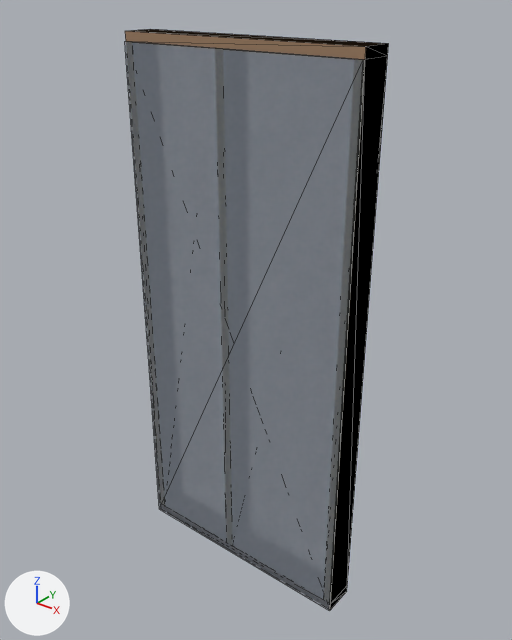
An edit to the glTF model panels/EX21_FF.glb, drawn before and after from the same camera.
Both versions are drawn from a camera (50 mm lens) standing at (1.73, -2.09, 1.39) and looking at (0.02, 0.05, 0.06). The lights are fixed; the arrows at lower left show +X, +Y and +Z. The first picture is the older version. Mesh edges are drawn as thin lines. Vertices at exactly the same position are counted once.

The first picture shows 'EX21 FF'.
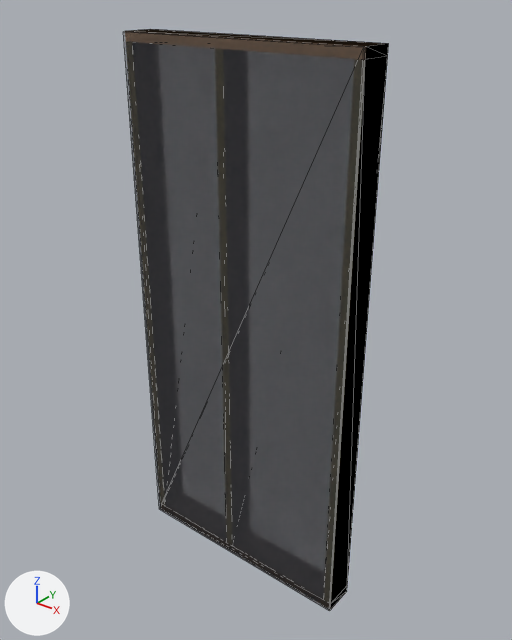
Scene script edits in JSON lines:
```json
{"block": "me_ex21_ff", "where": "me_ex21_ff.from_pydata(...)  # 64 vertices, 96 faces, 96 loose edges; spans x -0.54..0.54, y -0.07..0.07, z -1.19..1.19"}
{"block": "me_ex21_ff", "where": "# used by ob_ex21_ff; location = (0.0, 0.0, 0.0)"}
{"block": "me_ex21_ff", "change": "me_ex21_ff part 1"}
{"op": "set", "path": "me_ex21_ff.vertices[57].co", "old": "(-0.54, -0.07, -1.19)", "new": "(0.54, -0.07, -1.19)", "note": "pixel (159, 509) -> pixel (330, 609)"}
{"op": "set", "path": "me_ex21_ff.vertices[58].co", "old": "(0.54, -0.07, -1.19)", "new": "(0.54, -0.07, 1.19)", "note": "pixel (329, 610) -> pixel (365, 47)"}
{"op": "set", "path": "me_ex21_ff.vertices[59].co", "old": "(0.54, -0.07, -1.19)", "new": "(-0.54, -0.07, 1.19)", "note": "pixel (330, 609) -> pixel (125, 31)"}
{"op": "set", "path": "me_ex21_ff.vertices[60].co", "old": "(0.54, -0.07, 1.15)", "new": "(-0.54, -0.07, -1.19)", "note": "pixel (363, 59) -> pixel (159, 509)"}
{"op": "set", "path": "me_ex21_ff.vertices[61].co", "old": "(0.54, -0.07, 1.15)", "new": "(-0.54, -0.07, 1.19)", "note": "pixel (364, 59) -> pixel (123, 31)"}
{"op": "set", "path": "me_ex21_ff.vertices[62].co", "old": "(-0.54, -0.07, 1.15)", "new": "(0.54, -0.07, 1.19)", "note": "pixel (124, 41) -> pixel (363, 47)"}
{"op": "set", "path": "me_ex21_ff.vertices[63].co", "old": "(-0.54, -0.07, 1.15)", "new": "(0.54, -0.07, -1.19)", "note": "pixel (125, 41) -> pixel (329, 610)"}
```

Changed parts and their boxes [x1, y1, x2, y2] in the pictures (512 x 640 px; the box of a moved part takes in the faces that stretch with it):
```json
{"object": "EX21 FF", "change": "reshaped", "before": [124, 29, 389, 611], "after": [123, 29, 389, 611]}
{"part": 1, "of": "me_ex21_ff", "change": "moved or reshaped", "before": [124, 41, 365, 611], "after": [123, 31, 365, 611]}
```
